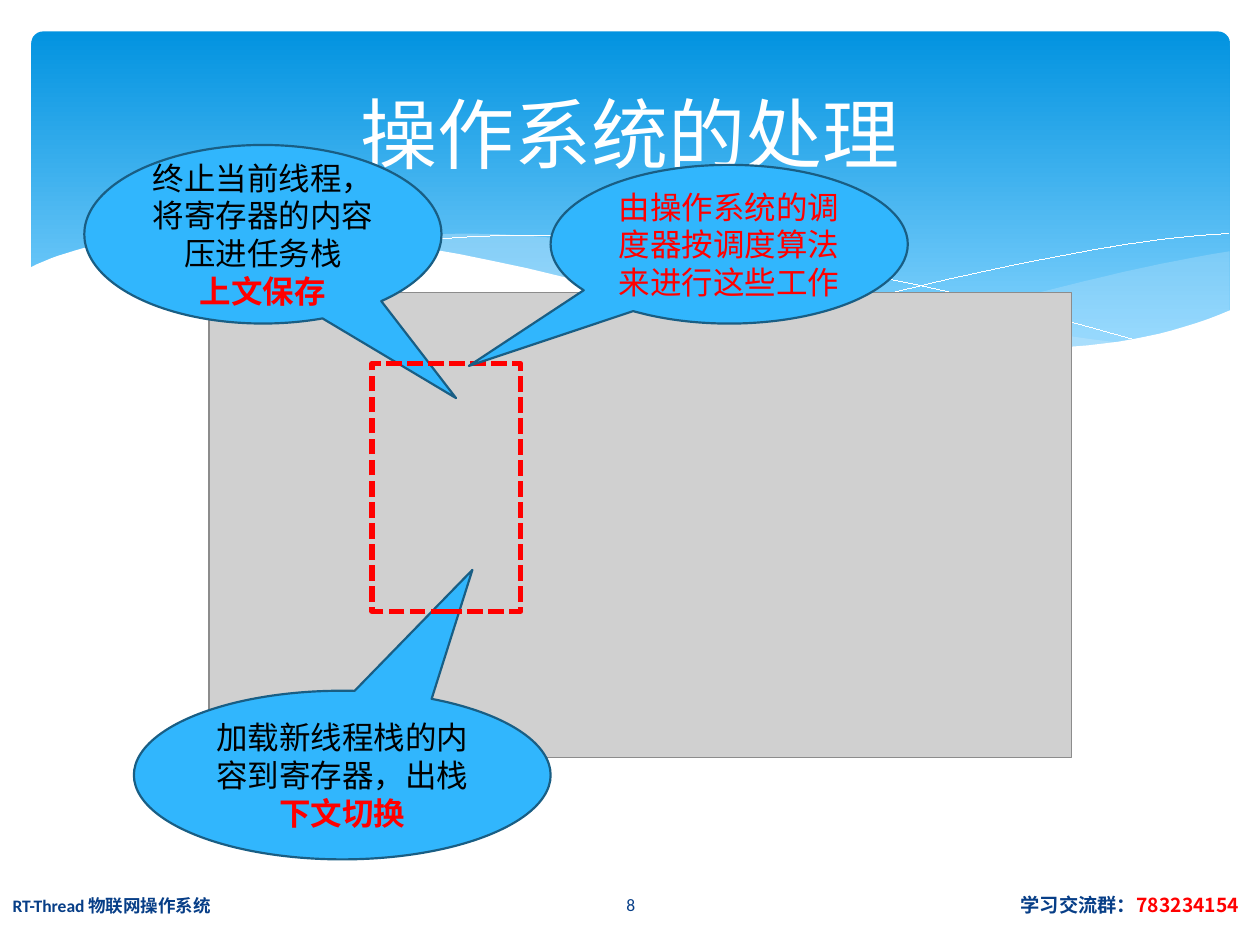
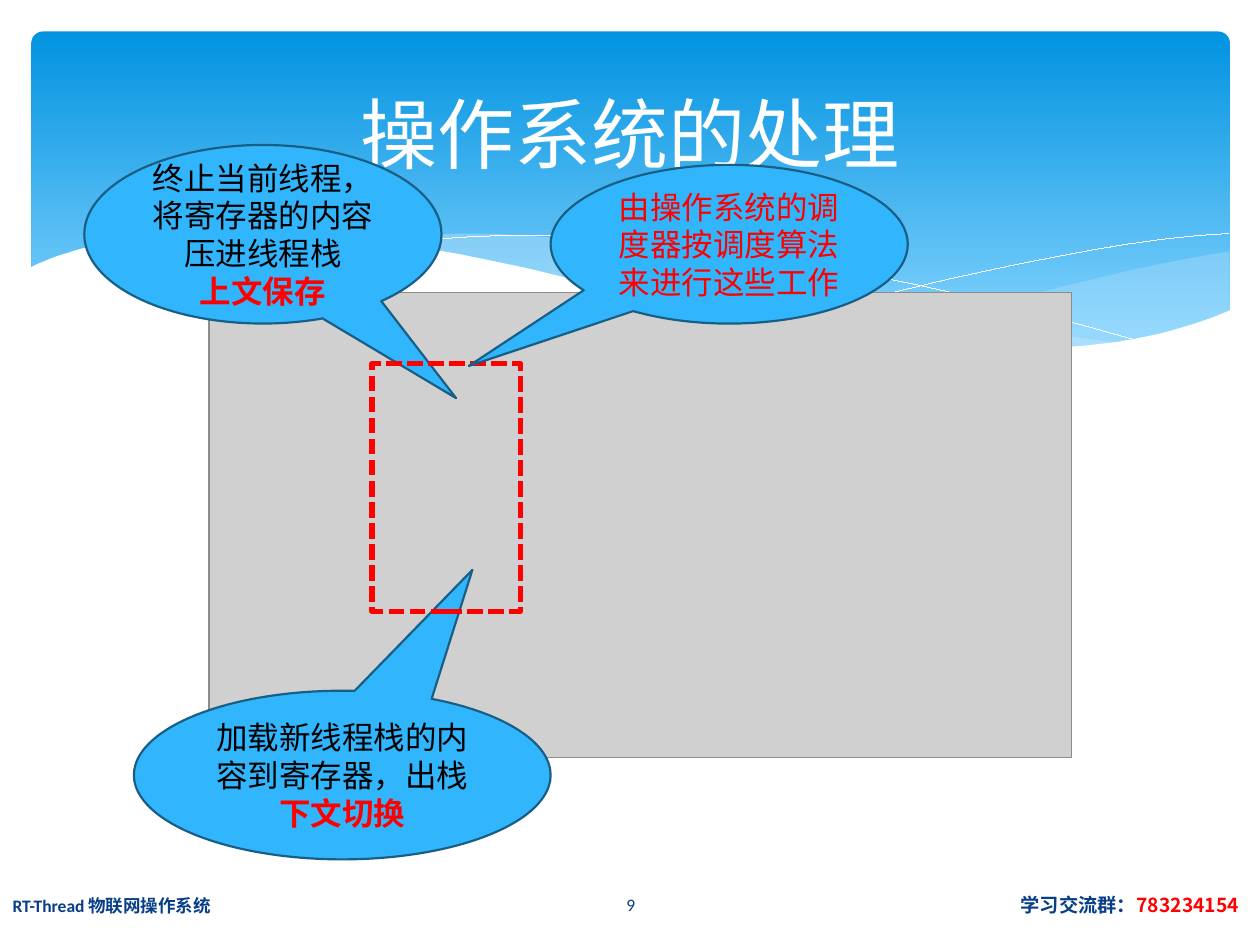
Before and after one commit to jiejieTop/RT_Thread_PPT, a slide deck: slide 9 of PPT/rt-thread.pptx (slide 8 before the commit). Drawn at 1260x945 pixels with LibreOffice and Linux fonts; fonts in the diff are those of the drawing; grey boxes stand for pictures. Boxes give left, top, right and bottom in pixels: in the first picture for what was removed or moved away, otherwise in the second. Text is boxed around its words. In the diff, an @@ line names an element or a change of style, - is before the commit and + after.

```diff
--- a/PPT/rt-thread.pptx
+++ b/PPT/rt-thread.pptx
@@ text in speech bubble at [153, 158, 374, 268]: text changed @@
-终止当前线程，将寄存器的内容压进任务栈
+终止当前线程，将寄存器的内容压进线程栈
@@ page number at [626, 899, 635, 911]: text changed @@
-8
+9
```
Also in this commit, not shown: 2 other slides changed, 3 slides added, 3 other files.
